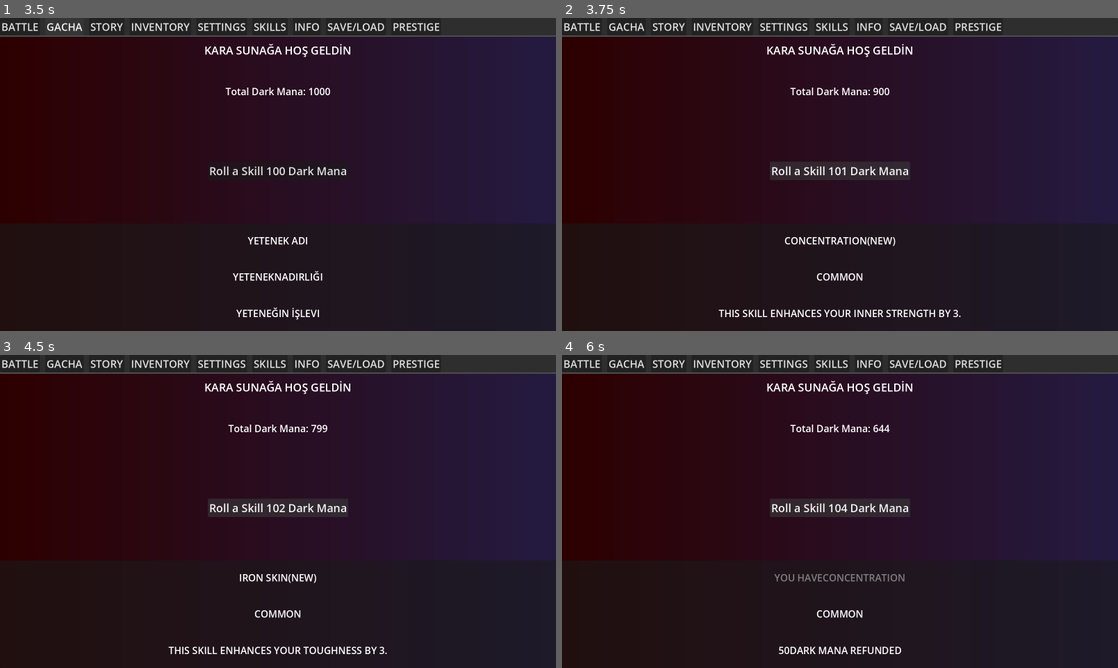
Above: before the commit, frames 1-4 (two rows, left to right).
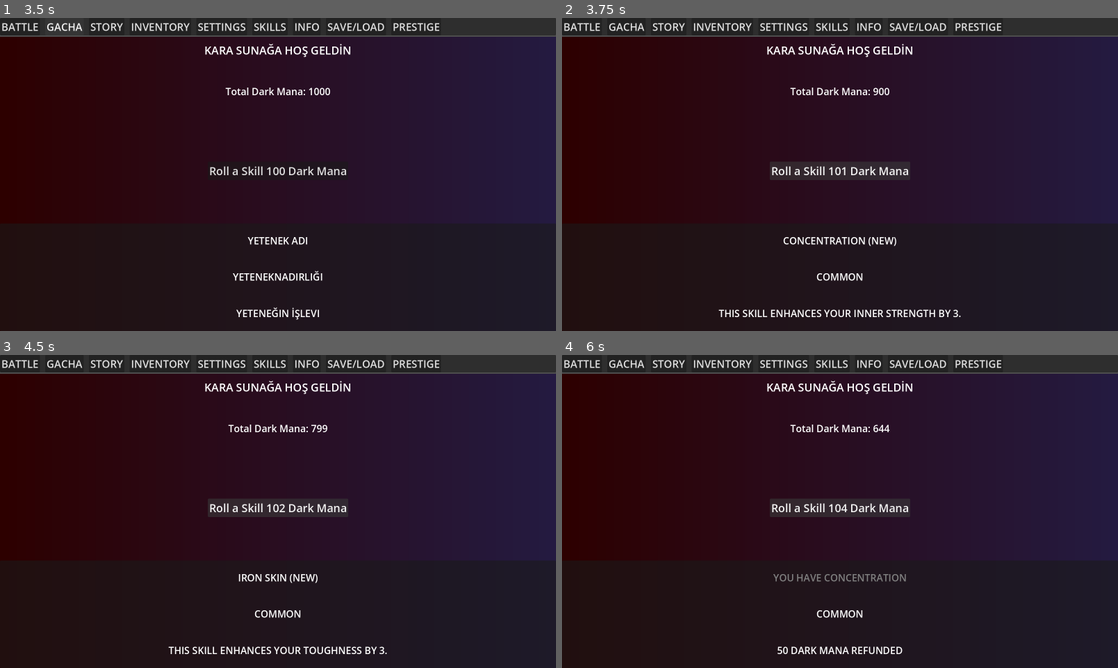
Above: after the commit, the same moments.

Repository: KeremArdaK/idling_to_cultivate
Game: Godot game, scene res://Scenes/master_scene.tscn
Two runs of this game, one before a commit and one after it. Both use one fixed random seed, a clock stepped at 60 frames per second and the inputs below. The project has no main scene, so this scene is started directly. The engine's default icon, where the game draws it, is replaced by a stand-in: a white triangle on a blue panel in a dark square.
Inputs:
- Up to frame 1 (3.5 s): click "STORY" at 0.5 s; click "STORY" at 1.25 s; click "BATTLE" at 2 s; click "GACHA" at 2.75 s
- Up to frame 2 (3.75 s): click "Roll a Skill 100 Dark Mana" at 3.5 s
- Up to frame 3 (4.5 s): click "Roll a Skill 101 Dark Mana" at 4.25 s
- Up to frame 4 (6 s): click "Roll a Skill 102 Dark Mana" at 5 s; click "Roll a Skill 103 Dark Mana" at 5.75 s

Frame 1 is identical in both runs. In frame 2, 0.4% of the frame differs, in the area x 39-61%, y 70-73%; in frame 3, 0.3%; in frame 4, 0.7%, in the area x 38-62%, y 70-96%.

Commit message:
Added Inventory Skill (most likely bugged lol)

Diff:
--- a/Globals/globals.gd
+++ b/Globals/globals.gd
@@ -1,5 +1,6 @@
 extends Node
 
+var player_inv: Inventory = preload("res://Player/players_inventory.tres")
 var total_dark_mana: int = 1000
 var current_floor: int = 1
 
--- /dev/null
+++ b/Player/players_inventory.tres
@@ -0,0 +1,8 @@
+[gd_resource type="Resource" script_class="Inventory" format=3 uid="uid://bxlmiy18fw4g8"]
+
+[ext_resource type="Script" uid="uid://bfcnay3odbjv6" path="res://Skills/passive_skill.gd" id="1_irct6"]
+[ext_resource type="Script" uid="uid://b5unihpvw1ypy" path="res://inventory.gd" id="2_a8oab"]
+
+[resource]
+script = ExtResource("2_a8oab")
+metadata/_custom_type_script = "uid://b5unihpvw1ypy"
--- a/Scenes/gacha_scene.gd
+++ b/Scenes/gacha_scene.gd
@@ -75,10 +75,10 @@
 	if possible_skills.size() > 0:
 		var pulled_skill = possible_skills.pick_random()
 
-		if Globals.unlocked_skills.has(pulled_skill):
+		if Globals.player_inv.unlocked_skills.has(pulled_skill):
 			process_refund(pulled_skill)
 		else:
-			Globals.unlocked_skills.append(pulled_skill)
+			Globals.player_inv.unlocked_skills.append(pulled_skill)
 			show_result(pulled_skill, false)
 
 func process_refund(skill: PassiveSkill):
@@ -88,11 +88,11 @@
 
 func show_result(skill: PassiveSkill, is_duplicate:bool, refund:int=0):
 	if is_duplicate:
-		result_name.text = "You have" + skill.skill_name
-		result_desc.text = str(refund) + "Dark Mana Refunded"
+		result_name.text = "You have " + skill.skill_name
+		result_desc.text = str(refund) + " Dark Mana Refunded"
 		result_name.modulate = Color.WEB_GRAY
 	else:
-		result_name.text = skill.skill_name + str("(NEW)")
+		result_name.text = skill.skill_name + str(" (NEW)")
 		result_desc.text = skill.description
 		result_name.modulate = Color.WHITE
 
--- /dev/null
+++ b/Scenes/gacha_scene.tscn
@@ -0,0 +1,91 @@
+[gd_scene format=3 uid="uid://dk44fsbk7vwyi"]
+
+[ext_resource type="Script" uid="uid://dedkek3ovemvp" path="res://Scenes/gacha_scene.gd" id="1_tc4kc"]
+
+[sub_resource type="Gradient" id="Gradient_hytem"]
+colors = PackedColorArray(0.1764706, 0, 0, 1, 0.1418224, 0.103072874, 0.2530087, 1)
+
+[sub_resource type="GradientTexture2D" id="GradientTexture2D_gv00e"]
+gradient = SubResource("Gradient_hytem")
+
+[node name="GachaScene" type="Control" unique_id=269503989]
+visible = false
+layout_mode = 3
+anchors_preset = 0
+script = ExtResource("1_tc4kc")
+
+[node name="TextureRect" type="TextureRect" parent="." unique_id=1513081277]
+layout_mode = 1
+anchors_preset = 15
+anchor_right = 1.0
+anchor_bottom = 1.0
+grow_horizontal = 2
+grow_vertical = 2
+texture = SubResource("GradientTexture2D_gv00e")
+
+[node name="VBoxContainer" type="VBoxContainer" parent="." unique_id=412608158]
+layout_mode = 1
+anchors_preset = 15
+anchor_right = 1.0
+anchor_bottom = 1.0
+grow_horizontal = 2
+grow_vertical = 2
+
+[node name="TitleLabel" type="Label" parent="VBoxContainer" unique_id=1414123643]
+layout_mode = 2
+size_flags_vertical = 3
+size_flags_stretch_ratio = 0.25
+theme_override_font_sizes/font_size = 32
+text = "KARA SUNAĞA HOŞ GELDİN"
+horizontal_alignment = 1
+vertical_alignment = 1
+
+[node name="ManaLabel" type="Label" parent="VBoxContainer" unique_id=717950808]
+layout_mode = 2
+size_flags_vertical = 6
+size_flags_stretch_ratio = 0.5
+theme_override_font_sizes/font_size = 28
+text = "SAHİP OLDUĞUN MANA: 0"
+horizontal_alignment = 1
+vertical_alignment = 1
+
+[node name="Btn_Roll" type="Button" parent="VBoxContainer" unique_id=1450876643]
+layout_mode = 2
+size_flags_horizontal = 4
+size_flags_vertical = 6
+size_flags_stretch_ratio = 0.95
+theme_override_font_sizes/font_size = 32
+text = "BİR SKİLL ÇEVİRMEK İÇİN TIKLA"
+
+[node name="ResultPanel" type="PanelContainer" parent="VBoxContainer" unique_id=735602592]
+layout_mode = 2
+size_flags_vertical = 3
+
+[node name="VBoxContainer" type="VBoxContainer" parent="VBoxContainer/ResultPanel" unique_id=541080834]
+layout_mode = 2
+
+[node name="ResultName" type="Label" parent="VBoxContainer/ResultPanel/VBoxContainer" unique_id=1487231622]
+layout_mode = 2
+size_flags_vertical = 6
+theme_override_font_sizes/font_size = 28
+text = "Yetenek Adı"
+horizontal_alignment = 1
+uppercase = true
+
+[node name="ResultRarity" type="Label" parent="VBoxContainer/ResultPanel/VBoxContainer" unique_id=497029262]
+layout_mode = 2
+size_flags_vertical = 6
+theme_override_font_sizes/font_size = 28
+text = "YetenekNadirliği"
+horizontal_alignment = 1
+uppercase = true
+
+[node name="ResultDesc" type="Label" parent="VBoxContainer/ResultPanel/VBoxContainer" unique_id=1905794724]
+layout_mode = 2
+size_flags_vertical = 6
+theme_override_font_sizes/font_size = 28
+text = "Yeteneğin İşlevi"
+horizontal_alignment = 1
+uppercase = true
+
+[connection signal="pressed" from="VBoxContainer/Btn_Roll" to="." method="_on_btn_roll_pressed"]
--- /dev/null
+++ b/Scenes/inventory_scene.gd
@@ -0,0 +1,58 @@
+extends Control
+
+#sol taraf %60lık
+@onready var inventory_grid = $Control/HBoxContainer/LeftPanel_60/ScrollContainer/InventoryGrid
+@onready var equipped_grid = $Control/HBoxContainer/LeftPanel_60/EquippedGrid
+
+#%40lık sağ taraf, detaylar var
+@onready var skill_icon = $Control/HBoxContainer/RightPanel_40/TextureRect
+@onready var skill_name = $Control/HBoxContainer/RightPanel_40/SkillLblName
+@onready var skill_desc = $Control/HBoxContainer/RightPanel_40/SkillLblDesc
+@onready var skill_rarity = $Control/HBoxContainer/RightPanel_40/SkillLblRarity
+@onready var btn_equip = $Control/HBoxContainer/RightPanel_40/Btn_Equip
+@onready var btn_unequip = $Control/HBoxContainer/RightPanel_40/Btn_Unequip
+
+var selected_skill: PassiveSkill = null
+
+func _ready() -> void:
+	clear_details_panel()
+	refresh_inventory_ui()
+
+func refresh_inventory_ui():
+	for child in inventory_grid.get_children():
+		child.queue_free()
+	#her yetenek için bir buton oluşturuyoruz
+	for skill in Globals.player_inv.unlocked_skills:
+		var btn = Button.new()
+		btn.text = skill.skill_name
+		btn.custom_minimum_size = Vector2(100,50)
+		#butona tıklandığında detayları göstermesi için sinyal
+		btn.pressed.connect(_on_skill_btn_pressed.bind(skill))
+
+		#yetenek kuşanılmışsa butonun rengini yeşilimsi yapalım
+		if Globals.player_inv.equipped_skills.has(skill):
+			btn.modulate = Color(0.5, 1.0, 0.5)
+
+		inventory_grid.add_child(btn)
+func _on_skill_btn_pressed(skill: PassiveSkill):
+	selected_skill = skill
+	skill_name.text = skill.skill_name
+	skill_desc.text = skill.description
+
+	var rarity_texts = ["COMMON","RARE","EPIC","LEGENDARY"]
+	skill_rarity.text = rarity_texts[skill.rarity]
+
+	if Globals.player_inv.equipped_skills.has(skill):
+		btn_equip.visible = false
+		btn_unequip.visible = true
+	else:
+		btn_equip.visible = true
+		btn_unequip.visible = false
+
+func clear_details_panel():
+	skill_name.text = "Bir yetenek seçin"
+	skill_rarity.text = ""
+	skill_desc.text = ""
+	btn_equip.visible = false
+	btn_unequip.visible = false
+	selected_skill = null
--- a/Scenes/master_scene.tscn
+++ b/Scenes/master_scene.tscn
@@ -2,13 +2,9 @@
 
 [ext_resource type="PackedScene" uid="uid://bt1sw4td63udd" path="res://Scenes/battlescene.tscn" id="1_hytem"]
 [ext_resource type="Script" uid="uid://ccr3thq6of6cp" path="res://Scenes/master_scene.gd" id="1_mgffv"]
-[ext_resource type="Script" uid="uid://dedkek3ovemvp" path="res://Scenes/gacha_scene.gd" id="2_gv00e"]
-
-[sub_resource type="Gradient" id="Gradient_hytem"]
-colors = PackedColorArray(0.1764706, 0, 0, 1, 0.1418224, 0.103072874, 0.2530087, 1)
-
-[sub_resource type="GradientTexture2D" id="GradientTexture2D_gv00e"]
-gradient = SubResource("Gradient_hytem")
+[ext_resource type="PackedScene" uid="uid://dk44fsbk7vwyi" path="res://Scenes/gacha_scene.tscn" id="3_mgffv"]
+[ext_resource type="Script" uid="uid://dyru3tq8k0yr5" path="res://Scenes/inventory_scene.gd" id="4_kkgem"]
+[ext_resource type="Texture2D" uid="uid://du5o0hiv4eru8" path="res://icon.svg" id="5_j1osf"]
 
 [node name="MasterScene" type="Control" unique_id=987181421]
 layout_mode = 3
@@ -85,6 +81,7 @@
 size_flags_vertical = 3
 
 [node name="BattleScene" parent="MainVBox/MarginContainer" unique_id=1601488368 instance=ExtResource("1_hytem")]
+visible = false
 layout_mode = 2
 
 [node name="EnemyNameLabel" type="Label" parent="MainVBox/MarginContainer/BattleScene/HBoxContainer/LeftSide/LeftBottomPanel/VBoxContainer" parent_id_path=PackedInt32Array(1601488368, 682375385) index="0" unique_id=1309138604]
@@ -143,21 +140,22 @@
 theme_override_font_sizes/font_size = 32
 text = "STRENGTH"
 
-[node name="GachaScene" type="Control" parent="MainVBox/MarginContainer" unique_id=1230620265]
-visible = false
-layout_mode = 2
-script = ExtResource("2_gv00e")
-
-[node name="TextureRect" type="TextureRect" parent="MainVBox/MarginContainer/GachaScene" unique_id=1597007662]
+[node name="GachaScene" parent="MainVBox/MarginContainer" unique_id=269503989 instance=ExtResource("3_mgffv")]
+layout_mode = 2
+
+[node name="InventoryScene" type="Control" parent="MainVBox/MarginContainer" unique_id=365183655]
+layout_mode = 2
+script = ExtResource("4_kkgem")
+
+[node name="Control" type="Control" parent="MainVBox/MarginContainer/InventoryScene" unique_id=755118955]
 layout_mode = 1
 anchors_preset = 15
 anchor_right = 1.0
 anchor_bottom = 1.0
 grow_horizontal = 2
 grow_vertical = 2
-texture = SubResource("GradientTexture2D_gv00e")
-
-[node name="VBoxContainer" type="VBoxContainer" parent="MainVBox/MarginContainer/GachaScene" unique_id=1688858355]
+
+[node name="HBoxContainer" type="HBoxContainer" parent="MainVBox/MarginContainer/InventoryScene/Control" unique_id=132349619]
 layout_mode = 1
 anchors_preset = 15
 anchor_right = 1.0
@@ -165,66 +163,71 @@
 grow_horizontal = 2
 grow_vertical = 2
 
-[node name="TitleLabel" type="Label" parent="MainVBox/MarginContainer/GachaScene/VBoxContainer" unique_id=185965243]
+[node name="LeftPanel_60" type="VBoxContainer" parent="MainVBox/MarginContainer/InventoryScene/Control/HBoxContainer" unique_id=2070095716]
+layout_mode = 2
+size_flags_horizontal = 3
+size_flags_stretch_ratio = 1.5
+
+[node name="EquippedSkills" type="Label" parent="MainVBox/MarginContainer/InventoryScene/Control/HBoxContainer/LeftPanel_60" unique_id=1395079959]
+layout_mode = 2
+theme_override_font_sizes/font_size = 32
+text = "Equipped Skills"
+
+[node name="EquippedGrid" type="GridContainer" parent="MainVBox/MarginContainer/InventoryScene/Control/HBoxContainer/LeftPanel_60" unique_id=1582003129]
+layout_mode = 2
+columns = 3
+
+[node name="HSeparator" type="HSeparator" parent="MainVBox/MarginContainer/InventoryScene/Control/HBoxContainer/LeftPanel_60" unique_id=1292881262]
+layout_mode = 2
+
+[node name="Label" type="Label" parent="MainVBox/MarginContainer/InventoryScene/Control/HBoxContainer/LeftPanel_60" unique_id=2129758497]
+layout_mode = 2
+theme_override_font_sizes/font_size = 32
+text = "All Skills"
+
+[node name="ScrollContainer" type="ScrollContainer" parent="MainVBox/MarginContainer/InventoryScene/Control/HBoxContainer/LeftPanel_60" unique_id=245359922]
 layout_mode = 2
 size_flags_vertical = 3
-size_flags_stretch_ratio = 0.25
-theme_override_font_sizes/font_size = 32
-text = "KARA SUNAĞA HOŞ GELDİN"
+
+[node name="InventoryGrid" type="GridContainer" parent="MainVBox/MarginContainer/InventoryScene/Control/HBoxContainer/LeftPanel_60/ScrollContainer" unique_id=1646990091]
+layout_mode = 2
+columns = 5
+
+[node name="RightPanel_40" type="VBoxContainer" parent="MainVBox/MarginContainer/InventoryScene/Control/HBoxContainer" unique_id=517439425]
+layout_mode = 2
+size_flags_horizontal = 3
+
+[node name="TextureRect" type="TextureRect" parent="MainVBox/MarginContainer/InventoryScene/Control/HBoxContainer/RightPanel_40" unique_id=524213442]
+layout_mode = 2
+texture = ExtResource("5_j1osf")
+stretch_mode = 5
+
+[node name="SkillLblName" type="Label" parent="MainVBox/MarginContainer/InventoryScene/Control/HBoxContainer/RightPanel_40" unique_id=1251171952]
+layout_mode = 2
+theme_override_font_sizes/font_size = 48
+text = "SkillName"
 horizontal_alignment = 1
 vertical_alignment = 1
 
-[node name="ManaLabel" type="Label" parent="MainVBox/MarginContainer/GachaScene/VBoxContainer" unique_id=1840530742]
-layout_mode = 2
-size_flags_vertical = 6
-size_flags_stretch_ratio = 0.5
-theme_override_font_sizes/font_size = 28
-text = "SAHİP OLDUĞUN MANA: 0"
-horizontal_alignment = 1
-vertical_alignment = 1
-
-[node name="Btn_Roll" type="Button" parent="MainVBox/MarginContainer/GachaScene/VBoxContainer" unique_id=272196557]
-layout_mode = 2
-size_flags_horizontal = 4
-size_flags_vertical = 6
-size_flags_stretch_ratio = 0.95
-theme_override_font_sizes/font_size = 32
-text = "BİR SKİLL ÇEVİRMEK İÇİN TIKLA"
-
-[node name="ResultPanel" type="PanelContainer" parent="MainVBox/MarginContainer/GachaScene/VBoxContainer" unique_id=501636576]
-layout_mode = 2
-size_flags_vertical = 3
-
-[node name="VBoxContainer" type="VBoxContainer" parent="MainVBox/MarginContainer/GachaScene/VBoxContainer/ResultPanel" unique_id=528629760]
-layout_mode = 2
-
-[node name="ResultName" type="Label" parent="MainVBox/MarginContainer/GachaScene/VBoxContainer/ResultPanel/VBoxContainer" unique_id=1660784129]
-layout_mode = 2
-size_flags_vertical = 6
-theme_override_font_sizes/font_size = 28
-text = "Yetenek Adı"
-horizontal_alignment = 1
-uppercase = true
-
-[node name="ResultRarity" type="Label" parent="MainVBox/MarginContainer/GachaScene/VBoxContainer/ResultPanel/VBoxContainer" unique_id=1294535035]
-layout_mode = 2
-size_flags_vertical = 6
-theme_override_font_sizes/font_size = 28
-text = "YetenekNadirliği"
-horizontal_alignment = 1
-uppercase = true
-
-[node name="ResultDesc" type="Label" parent="MainVBox/MarginContainer/GachaScene/VBoxContainer/ResultPanel/VBoxContainer" unique_id=2115566392]
-layout_mode = 2
-size_flags_vertical = 6
-theme_override_font_sizes/font_size = 28
-text = "Yeteneğin İşlevi"
-horizontal_alignment = 1
-uppercase = true
-
-[node name="InventoryScene" type="Control" parent="MainVBox/MarginContainer" unique_id=1915585480]
-visible = false
-layout_mode = 2
+[node name="SkillLblRarity" type="Label" parent="MainVBox/MarginContainer/InventoryScene/Control/HBoxContainer/RightPanel_40" unique_id=104697669]
+layout_mode = 2
+theme_override_font_sizes/font_size = 32
+text = "SkillRarity"
+
+[node name="SkillLblDesc" type="Label" parent="MainVBox/MarginContainer/InventoryScene/Control/HBoxContainer/RightPanel_40" unique_id=1055571082]
+custom_minimum_size = Vector2(50, 50)
+layout_mode = 2
+theme_override_font_sizes/font_size = 32
+text = "Skill Description"
+autowrap_mode = 3
+
+[node name="Btn_Equip" type="Button" parent="MainVBox/MarginContainer/InventoryScene/Control/HBoxContainer/RightPanel_40" unique_id=375293580]
+layout_mode = 2
+text = "EQUIP"
+
+[node name="Btn_Unequip" type="Button" parent="MainVBox/MarginContainer/InventoryScene/Control/HBoxContainer/RightPanel_40" unique_id=2028708347]
+layout_mode = 2
+text = "UNEQUIP"
 
 [node name="SettingsScene" type="Control" parent="MainVBox/MarginContainer" unique_id=1998132190]
 visible = false
@@ -259,6 +262,6 @@
 [connection signal="pressed" from="MainVBox/PanelContainer/TopNavBar/Btn_Info" to="." method="_on_btn_info_pressed"]
 [connection signal="pressed" from="MainVBox/PanelContainer/TopNavBar/Btn_SaveLoad" to="." method="_on_btn_save_load_pressed"]
 [connection signal="pressed" from="MainVBox/PanelContainer/TopNavBar/Btn_Prestige" to="." method="_on_btn_prestige_pressed"]
-[connection signal="pressed" from="MainVBox/MarginContainer/GachaScene/VBoxContainer/Btn_Roll" to="MainVBox/MarginContainer/GachaScene" method="_on_btn_roll_pressed"]
 
 [editable path="MainVBox/MarginContainer/BattleScene"]
+[editable path="MainVBox/MarginContainer/GachaScene"]
--- /dev/null
+++ b/inventory.gd
@@ -0,0 +1,6 @@
+class_name Inventory
+extends Resource
+
+@export var unlocked_skills: Array[PassiveSkill] = []
+@export var equipped_skills: Array[PassiveSkill] = []
+@export var max_equip_slots: int = 1
Not shown, added: Scenes/inventory_scene.gd.uid
Not shown, added: inventory.gd.uid
